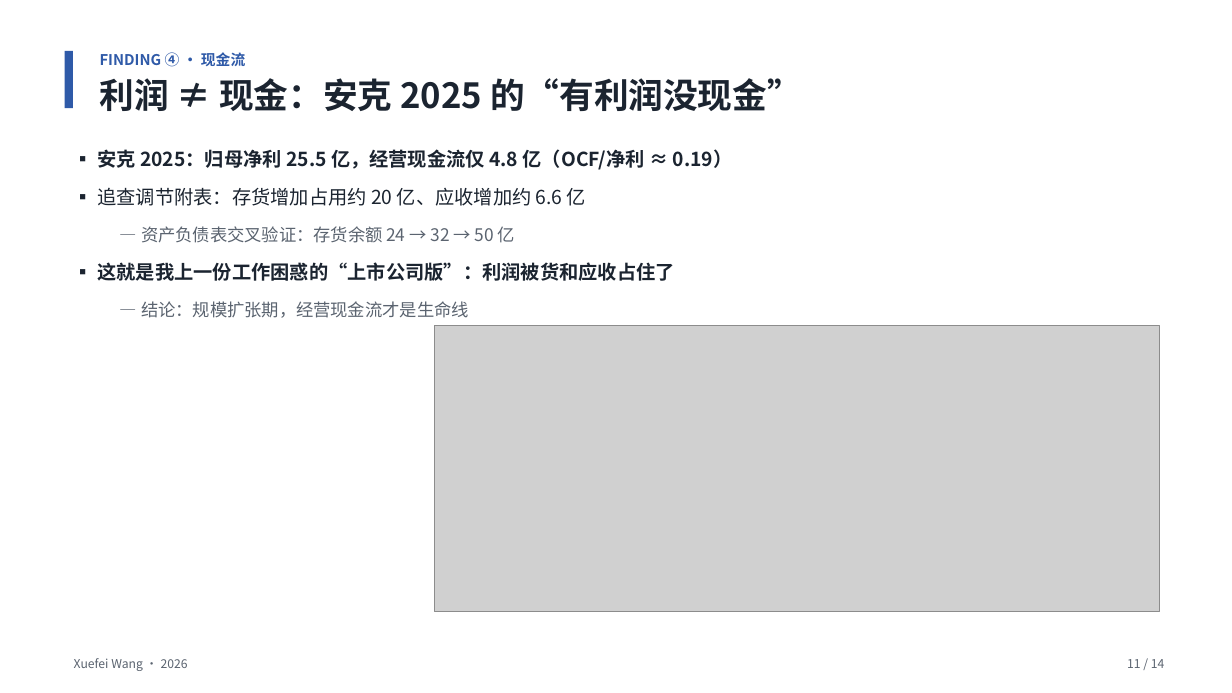
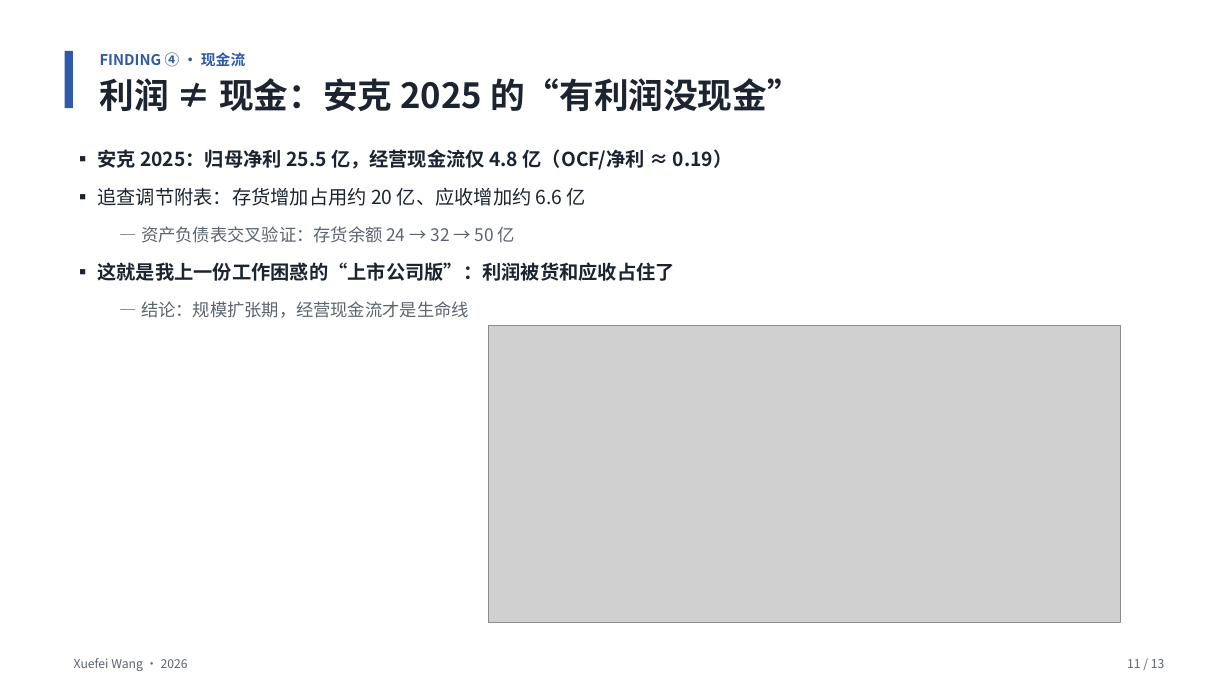
Before and after one commit to Ashely-sudo/cross-border-analysis, a slide deck: slide 11 of presentation/中国跨境电商出海赛道分析-项目故事-v2.pptx. Drawn at 1232x693 pixels with LibreOffice and Linux fonts; fonts in the diff are those of the drawing; grey boxes stand for pictures. Boxes give left, top, right and bottom in pixels: in the first picture for what was removed or moved away, otherwise in the second. Text is boxed around its words. In the diff, an @@ line names an element or a change of style, - is before the commit and + after.

```diff
--- a/presentation/中国跨境电商出海赛道分析-项目故事-v2.pptx
+++ b/presentation/中国跨境电商出海赛道分析-项目故事-v2.pptx
@@ picture: place and size @@
-picture at (434, 326, 1160, 613)
+picture at (489, 326, 1121, 623)
@@ text at (1127, 659, 1164, 668): text changed @@
-11 / 14
+11 / 13
```
Also in this commit, not shown: 12 other slides changed, 1 slide removed.
